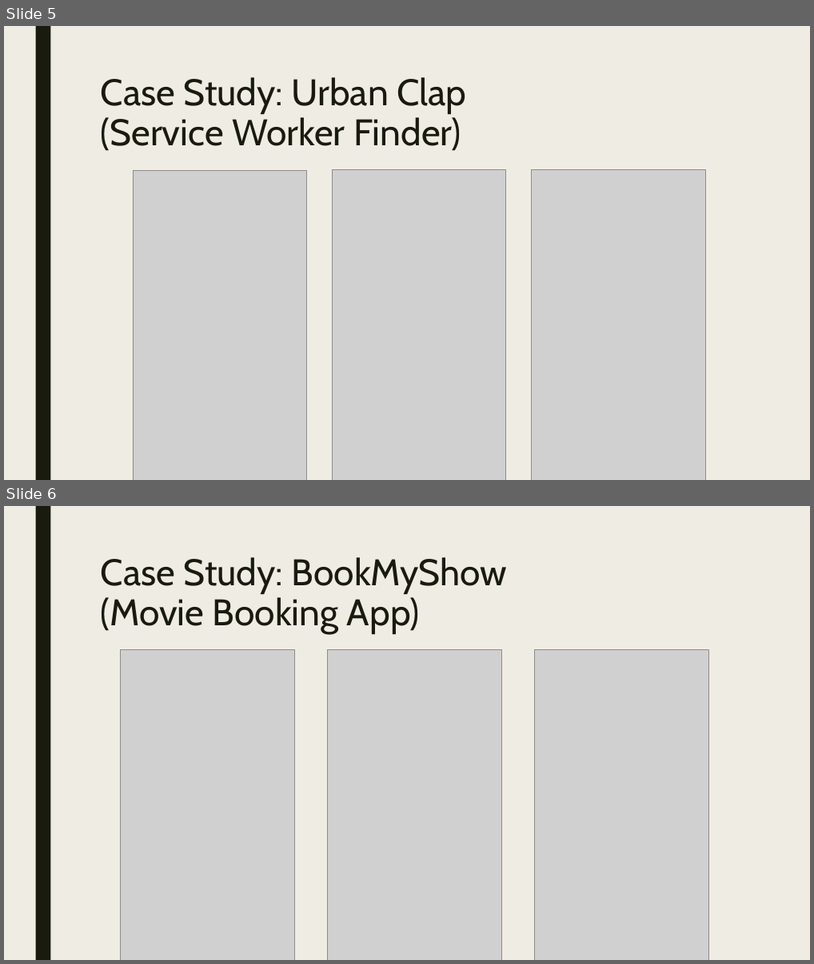
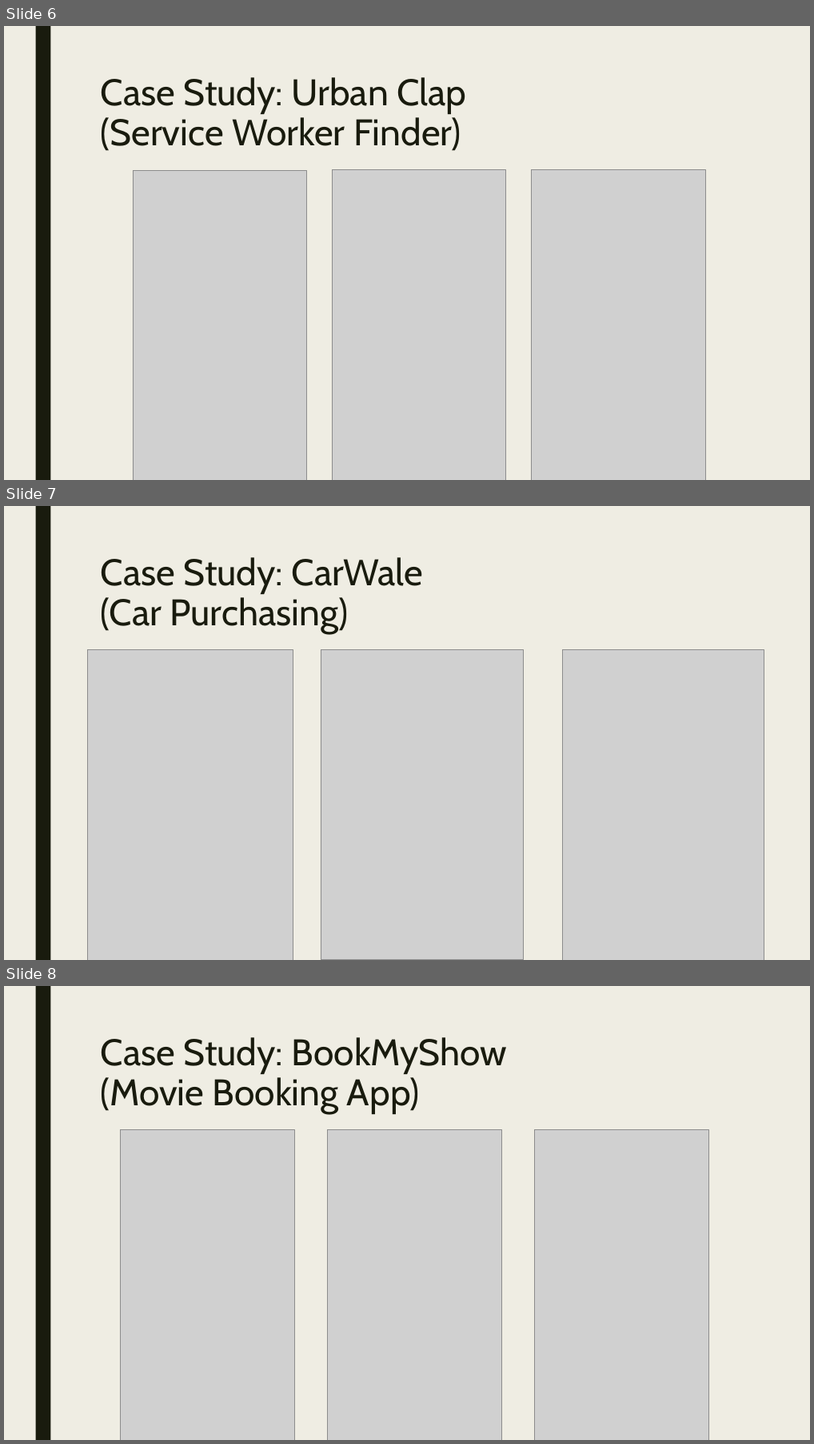
Before and after one commit to bogas04/MVP-Generator, a slide deck: docs/Final/Presentation.pptx. Shown one above the other, each under a label of ours: slides 5 and 6 before the commit, slides 6, 7 and 8 after it. The pictures are 814x964 and 814x1444 pixels, drawn with LibreOffice and Linux fonts; fonts in the diff are those of the drawing; grey boxes stand for pictures. Boxes give left, top, right and bottom in pixels: in the first picture for what was removed or moved away, otherwise in the second. Text is boxed around its words. In the diff, an @@ line names an element or a change of style, - is before the commit and + after.

Commit message:
new case studies

```diff
--- a/docs/Final/Presentation.pptx
+++ b/docs/Final/Presentation.pptx
@@ slide 7 added at (4,506,810,960), background #EFEDE3; not listed: 1 template element that a slide beside it also shows @@
@@ title added at (101,557,424,634), 44 pt, text #191B0E @@
+Case Study: CarWale
+(Car Purchasing)
@@ picture added at (87,650,293,960) @@
@@ picture added at (321,650,524,960) @@
@@ picture added at (563,650,765,960) @@
@@ what was slide 5 is now slide 6 @@
@@ what was slide 6 is now slide 8 @@
```
Also in this commit, not shown: 5 slides changed, 2 other slides added, 1 other file.
